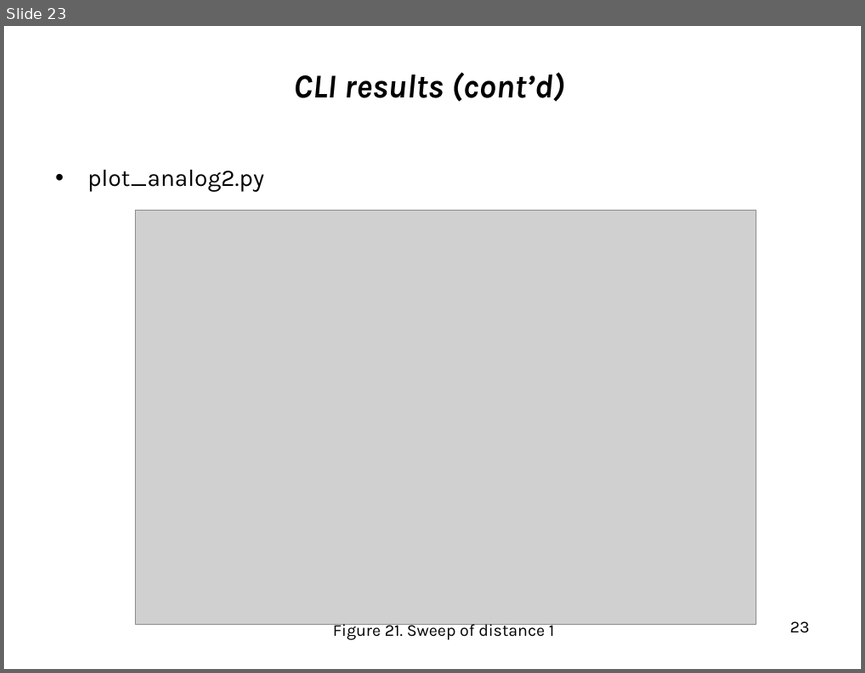
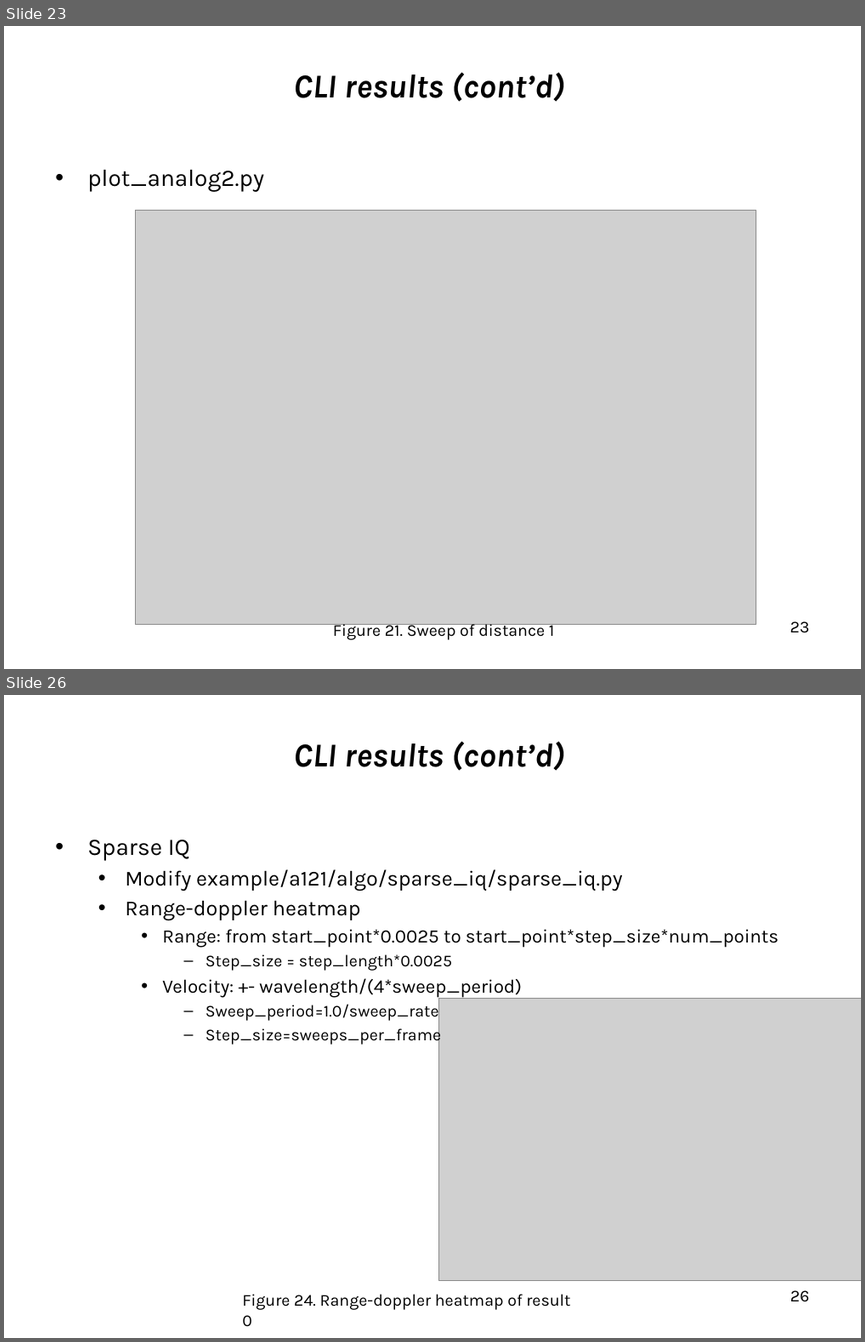
Before and after one commit to minchoCoin/xm125-practice, a slide deck: [2025_김태훈]XM125.pptx. Shown one above the other, each under a label of ours: slide 23 before the commit, slides 23 and 26 after it; the slides between them are not shown. The pictures are 865x673 and 865x1342 pixels, drawn with LibreOffice and Linux fonts; fonts in the diff are those of the drawing; grey boxes stand for pictures; background and template pictures are left out. Boxes give left, top, right and bottom in pixels: in the first picture for what was removed or moved away, otherwise in the second. Text is boxed around its words. In the diff, an @@ line names an element or a change of style, - is before the commit and + after.

```diff
--- a/[2025_김태훈]XM125.pptx
+++ b/[2025_김태훈]XM125.pptx
@@ slide 26 added at (x1=4, y1=695, x2=861, y2=1338), background #FFFFFF @@
@@ title added at (x1=293, y1=741, x2=565, y2=771), 28 pt, text #000000, bold, italic @@
+CLI results (cont’d)
@@ text added at (x1=87, y1=839, x2=778, y2=1045), 16 pt, text #000000 @@
+• Sparse IQ
+  • Modify example/a121/algo/sparse_iq/sparse_iq.py
+  • Range-doppler heatmap
+    • Range: from start_point*0.0025 to start_point*step_size*num_points
+      – Step_size = step_length*0.0025
+    • Velocity: +- wavelength/(4*sweep_period)
+      – Sweep_period=1.0/sweep_rate
+      – Step_size=sweeps_per_frame
@@ picture added at (x1=439, y1=998, x2=861, y2=1280) @@
@@ text added at (x1=242, y1=1293, x2=570, y2=1326), 14 pt, text #000000 @@
+Figure 24. Range-doppler heatmap of result 0
@@ page number added at (x1=790, y1=1290, x2=810, y2=1301), 14 pt, text #000000 @@
+26
```
Also in this commit, not shown: 7 slides changed, 5 other slides added, 1 other file.
